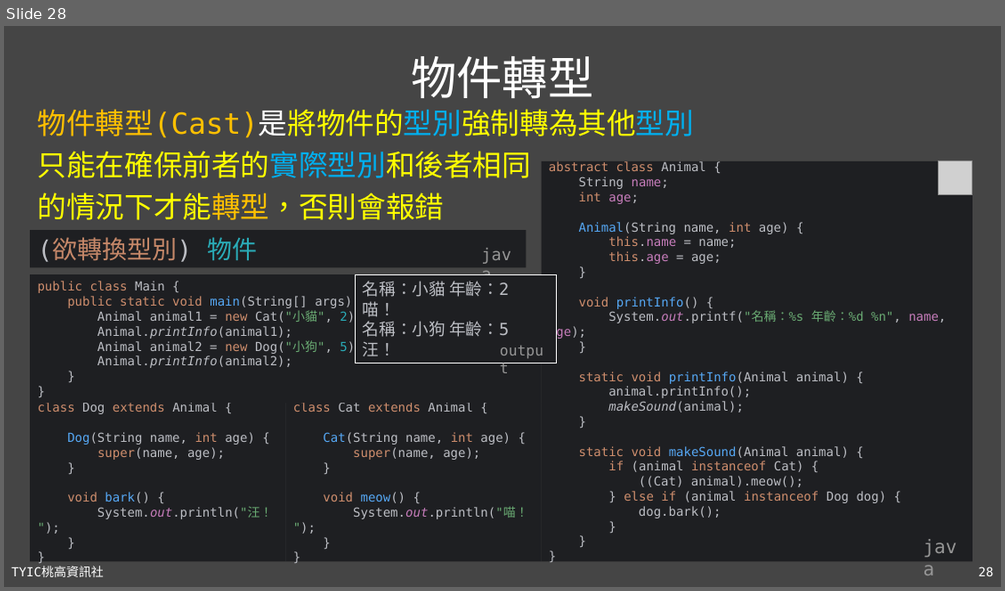
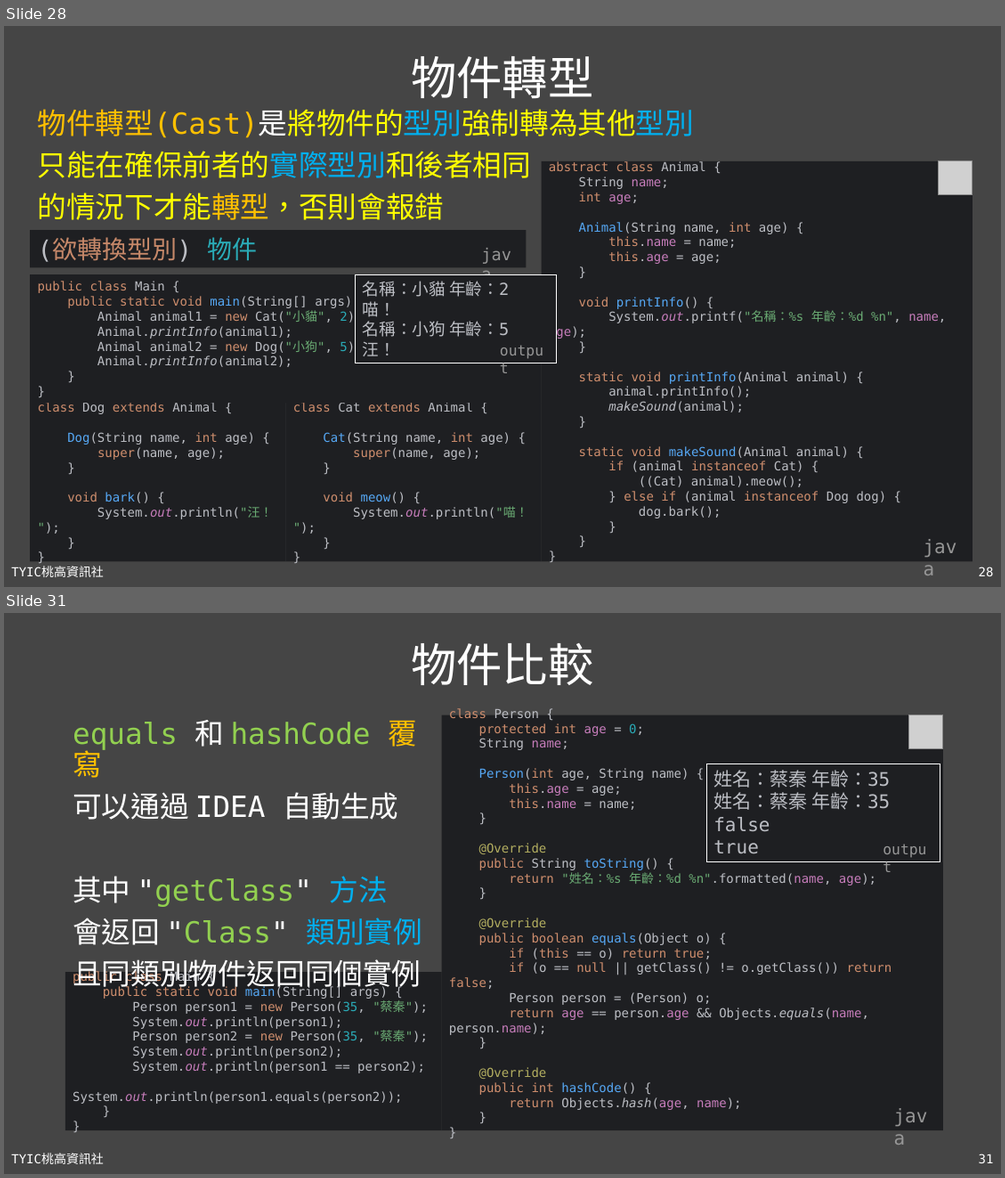
Before and after one commit to TYSHIC/slides, a slide deck: powerpoint/08_類別與物件.pptx. Shown one above the other, each under a label of ours: slide 28 before the commit, slides 28 and 31 after it; the slides between them are not shown. The pictures are 1005x591 and 1005x1178 pixels, drawn with LibreOffice and Linux fonts; fonts in the diff are those of the drawing; grey boxes stand for pictures. Boxes give left, top, right and bottom in pixels: in the first picture for what was removed or moved away, otherwise in the second. Text is boxed around its words. In the diff, an @@ line names an element or a change of style, - is before the commit and + after.

Commit message:
10_wrapper_class

```diff
--- a/powerpoint/08_類別與物件.pptx
+++ b/powerpoint/08_類別與物件.pptx
@@ slide 31 added at [4,613,1001,1174], background #454545; not listed: 2 template elements that a slide beside it also shows @@
@@ title added at [411,643,593,685], 44 pt, text #FFFFFF @@
+物件比較
@@ text added at [73,720,422,991], 28 pt, text #FFFFFF @@
+equals 和 hashCode 覆寫
+可以通過 IDEA 自動生成
+其中 "getClass" 方法
+會返回 "Class" 類別實例
+且同類別物件返回同個實例
@@ rectangle added at [706,763,939,861], fill #1E1F22, outline #FFFFFF 0.75 pt, 18 pt, text #BCBEC4 @@
+姓名：蔡秦 年齡：35
+姓名：蔡秦 年齡：35
+false
+true
@@ text added at [876,836,940,862], 14 pt, text #969696 @@
+output
@@ group added at [65,714,943,1130]: 2 rectangles, 1 picture, 1 text @@
+public class Main {
+public static void main(String[] args) {
+Person person1 = new Person(35, "蔡秦");
+System.out.println(person1);
+Person person2 = new Person(35, "蔡秦");
+System.out.println(person2);
+System.out.println(person1 == person2);
+System.out.println(person1.equals(person2));
+}
+}
+class Person {
+protected int age = 0;
+String name;
+Person(int age, String name) {
+this.age = age;
+this.name = name;
+}
+@Override
+public String toString() {
+return "姓名：%s 年齡：%d %n".formatted(name, age);
+}
+@Override
+public boolean equals(Object o) {
+if (this == o) return true;
+if (o == null || getClass() != o.getClass()) return false;
+Person person = (Person) o;
+return age == person.age && Objects.equals(name, person.name);
+}
+@Override
+public int hashCode() {
+return Objects.hash(age, name);
+}
+}
+java
```
Also in this commit, not shown: 2 slides changed, 1 other slide added, 4 other files.
